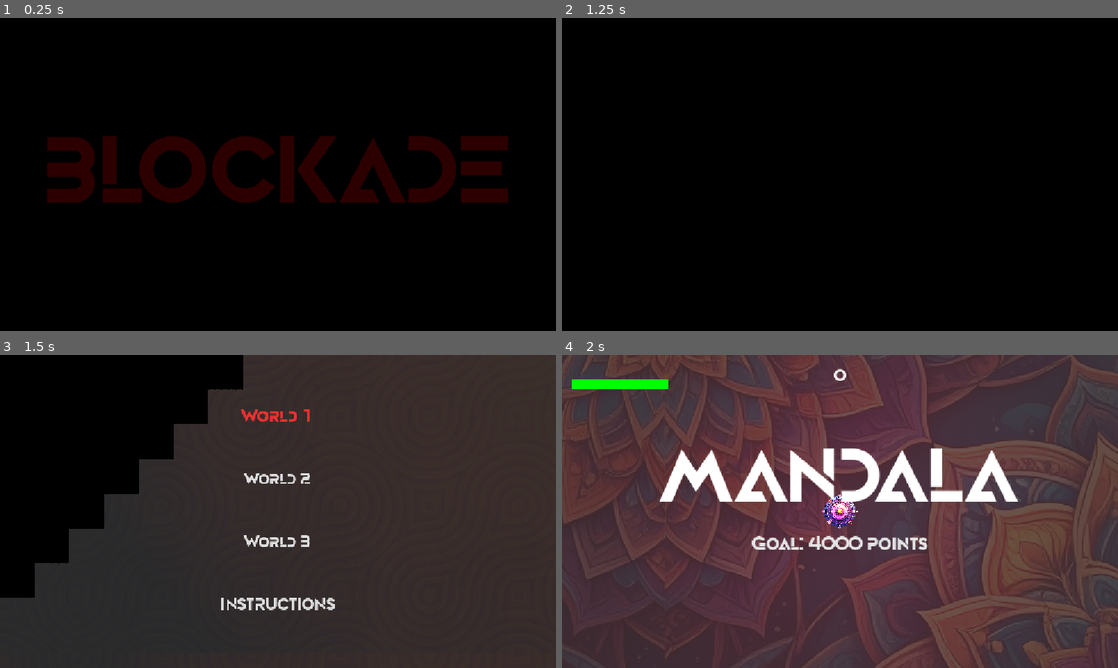
Above: before the commit, frames 1-4 (two rows, left to right).
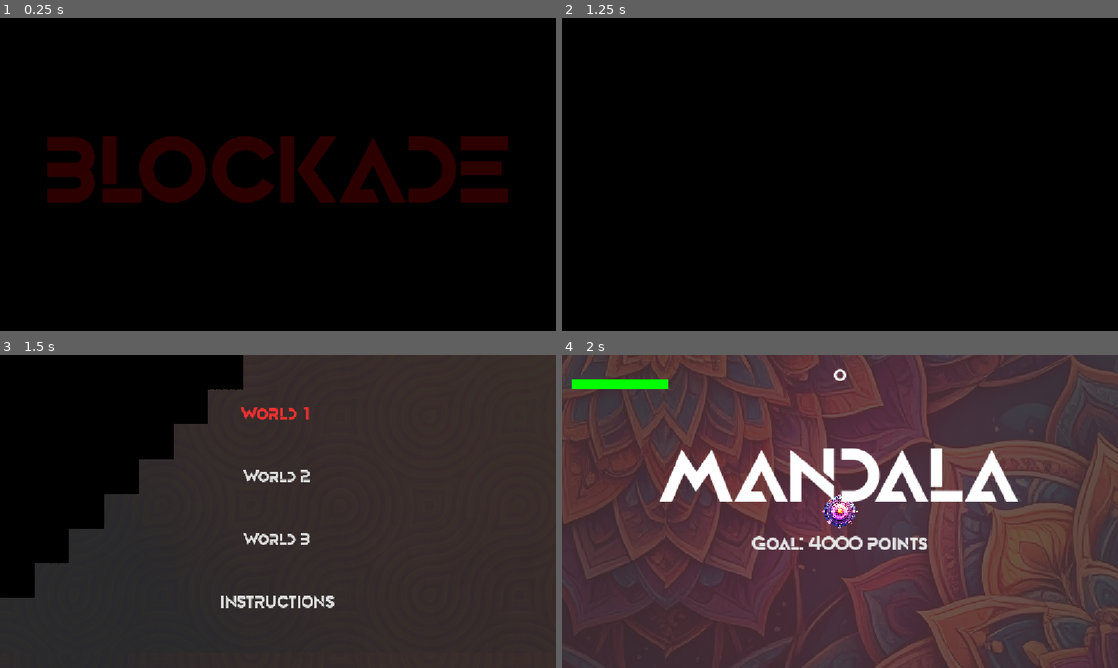
Above: after the commit, the same moments.

Repository: howardkam/Blockade
Game: Godot game, scene res://Scenes/title.tscn
The game is run twice, just before and just after one commit, with the same random seed, the same clock (stepped at 60 frames per second) and the same inputs. Sound files missing from this copy of the repository are replaced by a short silence.
Inputs (mouse positions are in pixels of both pictures, inside the frame that each line leads up to):
- Up to frame 1 (0.25 s): no input
- Up to frame 2 (1.25 s): tap Enter (start) at 0.5 s; move the mouse to (962, 158) at 0.52 s; hold D (right) from 0.53 s (still down); hold Enter (start) from 0.53 s (still down)
- Up to frame 3 (1.5 s): release D (right) at 1.25 s; release Enter (start) at 1.25 s; click "World 1" at 1.25 s
- Up to frame 4 (2 s): no input

Frames 1-2 are identical in both runs. In frame 3, 1.4% of the frame differs, in the area x 39-61%, y 16-82%; in frame 4, nothing differs.

Commit message:
fixes to tutorial

Diff:
--- a/Scenes/instructions.tscn
+++ b/Scenes/instructions.tscn
@@ -6,43 +6,18 @@
 [node name="Instructions" type="Node2D" unique_id=1910658070]
 script = ExtResource("1_dxknu")
 
-[node name="CanvasLayer" type="CanvasLayer" parent="." unique_id=1191928560]
+[node name="Label" type="Label" parent="." unique_id=1664527965]
+offset_left = 408.0
+offset_top = 192.0
+offset_right = 784.0
+offset_bottom = 427.0
+theme_override_fonts/font = ExtResource("2_5doqj")
+theme_override_font_sizes/font_size = 30
+text = "Move with the left stick
 
-[node name="Background" type="ColorRect" parent="CanvasLayer" unique_id=1834928768]
-anchors_preset = 15
-anchor_right = 1.0
-anchor_bottom = 1.0
-grow_horizontal = 2
-grow_vertical = 2
-color = Color(0, 0, 0, 1)
-metadata/_edit_use_anchors_ = true
+Shoot with the right stick
 
-[node name="Label" type="Label" parent="CanvasLayer" unique_id=43263435]
-anchors_preset = 8
-anchor_left = 0.5
-anchor_top = 0.5
-anchor_right = 0.5
-anchor_bottom = 0.5
-offset_left = -512.0
-offset_top = -92.0
-offset_right = 512.0
-offset_bottom = 108.0
-grow_horizontal = 2
-grow_vertical = 2
-theme_override_fonts/font = ExtResource("2_5doqj")
-theme_override_font_sizes/font_size = 45
-text = "Requires a twin-stick controller to play
+Avoid enemies
 
-Move with the left stick, shoot with the right
-
-don't let enemies touch you.
-
-powerups randomly spawn.
-
-. . . survive
-
-
-press start to go back"
+Survive."
 horizontal_alignment = 1
-vertical_alignment = 1
-metadata/_edit_use_anchors_ = true
--- a/Scenes/obstacle1.tscn
+++ b/Scenes/obstacle1.tscn
@@ -1,6 +1,18 @@
 [gd_scene format=3 uid="uid://ccw83dtmj6tep"]
 
 [ext_resource type="Script" uid="uid://clnrw3jxif6ma" path="res://Scripts/Obstacle1.gd" id="1_4p58j"]
+[ext_resource type="Texture2D" uid="uid://c4ic3lfl2m3by" path="res://Assets/grey soft/ShapeA (2).png" id="2_okhdc"]
+
+[sub_resource type="Gradient" id="Gradient_visual"]
+colors = PackedColorArray(1, 1, 1, 1, 1, 1, 1, 0)
+
+[sub_resource type="GradientTexture2D" id="GradientTexture2D_visual"]
+gradient = SubResource("Gradient_visual")
+width = 432
+height = 432
+fill = 1
+fill_from = Vector2(0.5, 0.5)
+fill_to = Vector2(0.5, 0)
 
 [sub_resource type="Curve" id="Curve_radial_accel"]
 _data = [Vector2(0, -0.1), 0.0, -1.0, 0, 0, Vector2(1, -1), -3.0, 0.0, 0, 0]
@@ -21,17 +33,6 @@
 [sub_resource type="CircleShape2D" id="CircleShape2D_6xcap"]
 radius = 216.1481
 
-[sub_resource type="Gradient" id="Gradient_visual"]
-colors = PackedColorArray(1, 1, 1, 1, 1, 1, 1, 0)
-
-[sub_resource type="GradientTexture2D" id="GradientTexture2D_visual"]
-gradient = SubResource("Gradient_visual")
-width = 432
-height = 432
-fill = 1
-fill_from = Vector2(0.5, 0.5)
-fill_to = Vector2(0.5, 0.0)
-
 [node name="Obstacle1" type="StaticBody2D" unique_id=712489215]
 collision_layer = 2
 collision_mask = 0
@@ -39,10 +40,16 @@
 move_speed = null
 rainbow_speed = null
 
+[node name="ShapeA(2)" type="Sprite2D" parent="." unique_id=877346110]
+modulate = Color(1, 1, 1, 0.2)
+texture_filter = 1
+scale = Vector2(3.7, 3.7)
+texture = ExtResource("2_okhdc")
+
 [node name="TargetMarker2D" type="Marker2D" parent="." unique_id=309182371]
 position = Vector2(4.8253174, 7.1921387)
 
-[node name="VisualShape" type="Sprite2D" parent="."]
+[node name="VisualShape" type="Sprite2D" parent="." unique_id=386936788]
 modulate = Color(1, 1, 1, 0.5)
 texture = SubResource("GradientTexture2D_visual")
 
--- a/Scenes/tutorial.tscn
+++ b/Scenes/tutorial.tscn
@@ -17,10 +17,10 @@
 anchor_top = 0.5
 anchor_right = 0.5
 anchor_bottom = 0.5
-offset_left = -150.0
-offset_top = -280.0
-offset_right = 150.0
-offset_bottom = 280.0
+offset_left = -176.0
+offset_top = -300.0
+offset_right = 174.0
+offset_bottom = 290.0
 grow_horizontal = 2
 grow_vertical = 2
 theme_override_constants/separation = -70
--- a/Scripts/BaseWorld.gd
+++ b/Scripts/BaseWorld.gd
@@ -39,9 +39,9 @@
 @export var spawn_area_min: Vector2 = Vector2(-3000, -3000)
 @export var spawn_area_max: Vector2 = Vector2(3000, 3000)
 
-@onready var level_cleared_label: Label = $WinUI/LevelClearedLabel
-@onready var level_intro_label: Label = $WinUI/LevelIntroLabel
-@onready var level_goal_label: Label = $WinUI/LevelGoalLabel
+@onready var level_cleared_label: Label = $WinUI/LevelClearedLabel if has_node("WinUI/LevelClearedLabel") else null
+@onready var level_intro_label: Label = $WinUI/LevelIntroLabel if has_node("WinUI/LevelIntroLabel") else null
+@onready var level_goal_label: Label = $WinUI/LevelGoalLabel if has_node("WinUI/LevelGoalLabel") else null
 
 var batches_spawned: int = 0
 var batch_timer: Timer = null
@@ -78,16 +78,22 @@
 func show_level_intro() -> void:
 	if level_goal_label:
 		level_goal_label.text = "Goal: %d points" % target_score
+		level_goal_label.modulate.a = 1.0
 		level_goal_label.show()
 
 	if level_intro_label:
+		level_intro_label.modulate.a = 1.0
 		level_intro_label.show()
+
 		await get_tree().create_timer(intro_display_time).timeout
 
 		var tween = create_tween().set_parallel(true)
+		tween.set_pause_mode(Tween.TWEEN_PAUSE_PROCESS)
+
 		tween.tween_property(level_intro_label, "modulate:a", 0.0, 0.5)
 		if level_goal_label:
 			tween.tween_property(level_goal_label, "modulate:a", 0.0, 0.5)
+
 		await tween.finished
 
 		level_intro_label.hide()
--- a/Scripts/instructions.gd
+++ b/Scripts/instructions.gd
@@ -11,13 +11,7 @@
 
 func _ready() -> void:
 
-	# Start fully transparent
-	label.modulate = Color(1.0, 0.0, 0.0, 0.0)
 
-	# Fade in opacity to red while remaining in place
-	var tween: Tween = create_tween()
-	tween.tween_property(label, "modulate", Color(1.0, 0.0, 0.0, 1.0), animation_duration)\
-		.set_trans(Tween.TRANS_CUBIC).set_ease(Tween.EASE_OUT)
 
 	# Auto-advance timer
 	get_tree().create_timer(auto_transition_time).timeout.connect(_on_auto_timer_timeout)
--- a/Scripts/world_1.gd
+++ b/Scripts/world_1.gd
@@ -11,3 +11,7 @@
 	pluses_per_batch = 8
 	gigantor_spawn_chance = 0.2
 	target_score = 4000
+
+# Optional: Only needed if you add custom ready logic to World 1
+func _ready() -> void:
+	super._ready() # Calls BaseWorld._ready() to trigger intro fade and item spawns
